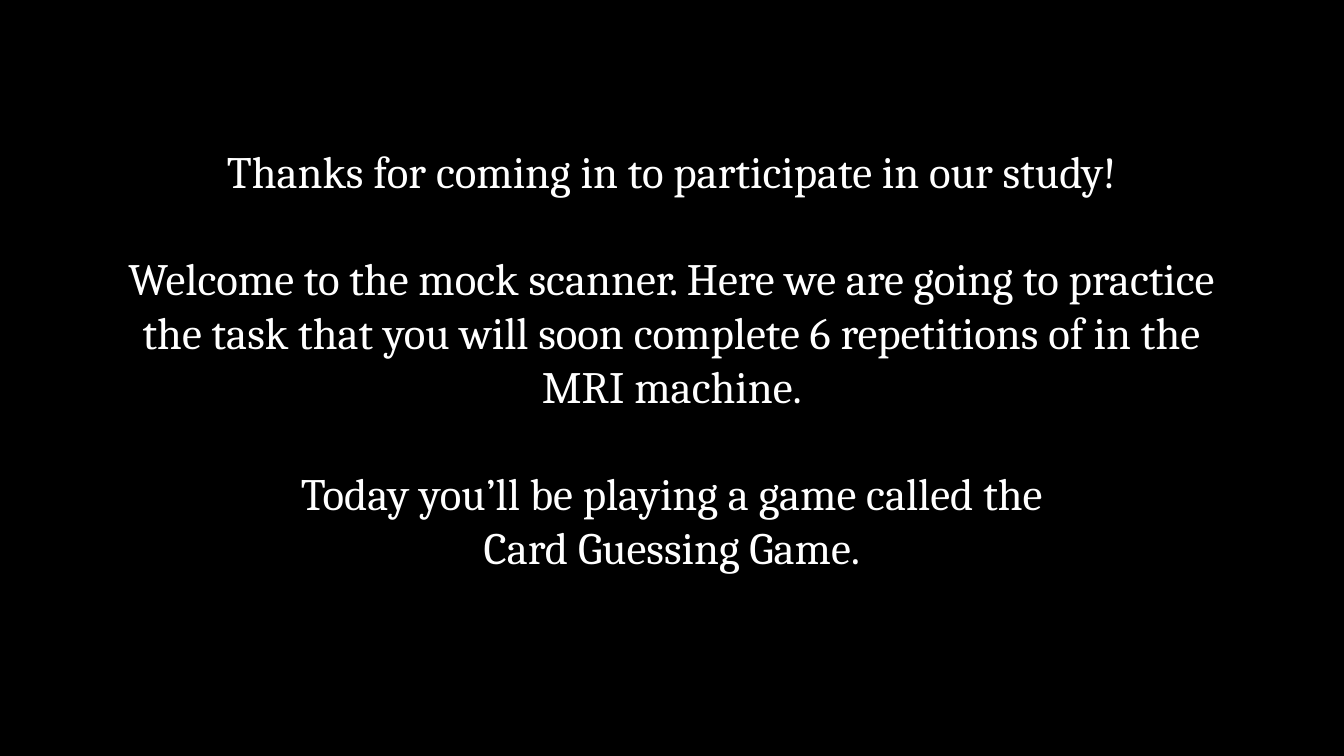
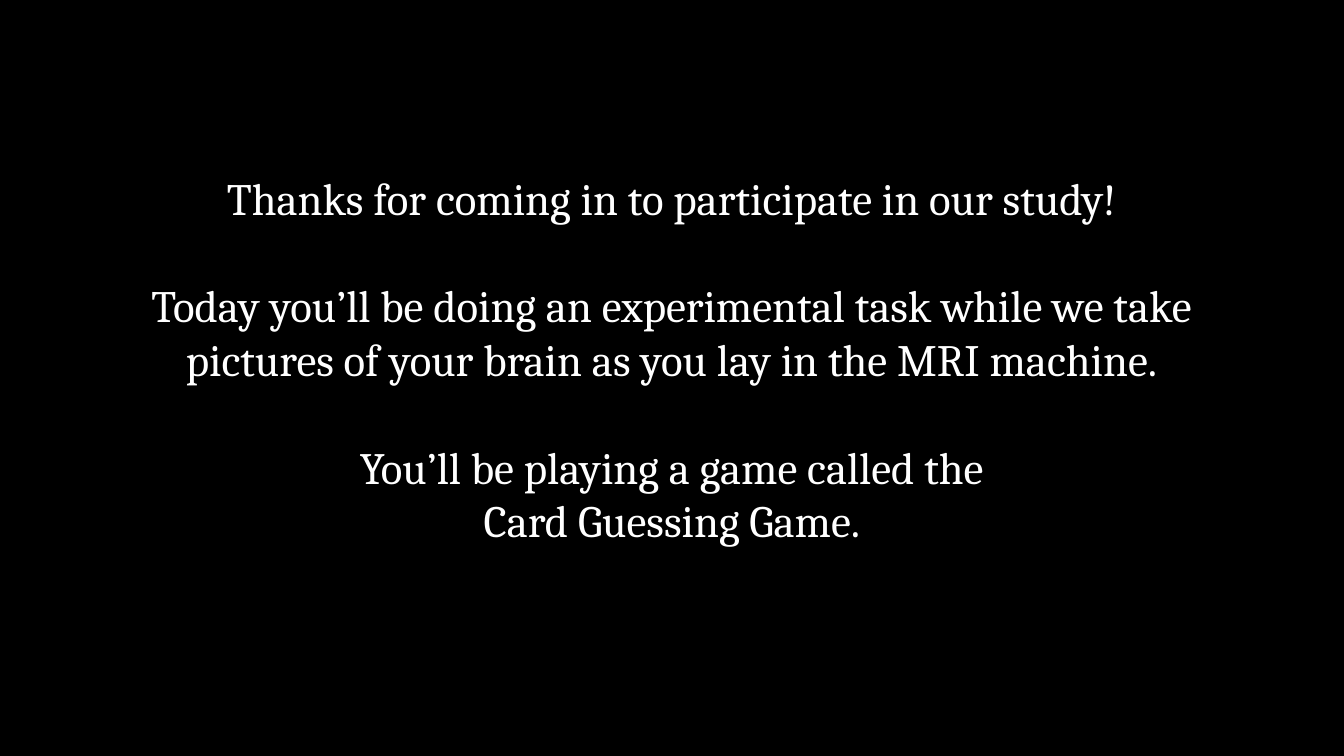
Before and after one commit to DVS-Lab/rf1-sequence-pilot, a slide deck: slide 2 of stimuli/Instructions.pptx. Drawn at 1344x756 pixels with LibreOffice and Linux fonts; fonts in the diff are those of the drawing. Boxes give left, top, right and bottom in pixels: in the first picture for what was removed or moved away, otherwise in the second. Text is boxed around its words. In the diff, an @@ line names an element or a change of style, - is before the commit and + after.

Commit message:
Revert "fixing merge error on practice task"
This reverts commit 07eaec158bfa6ebe264c3ebc00f8a9a563e1e2f3.

```diff
--- a/stimuli/Instructions.pptx
+++ b/stimuli/Instructions.pptx
@@ text "Thanks for coming in to ...": place and size @@
-text "Thanks for coming in to ..." at <box>128,156,1215,574</box>
+text "Thanks for coming in to ..." at <box>151,183,1191,547</box>
@@ text at <box>151,291,1191,547</box>: text changed @@
-Welcome to the mock scanner. Here we are going to practice the task that you will soon complete 6 repetitions of in the MRI machine.
-Today you’ll be playing a game called the
-Card Guessing Game.
+Today you’ll be doing an experimental task while we take pictures of your brain as you lay in the MRI machine.
+You’ll be playing a game called the
+Card Guessing Game.
```
Also in this commit, not shown: 1 other slide changed, 1 other file.
